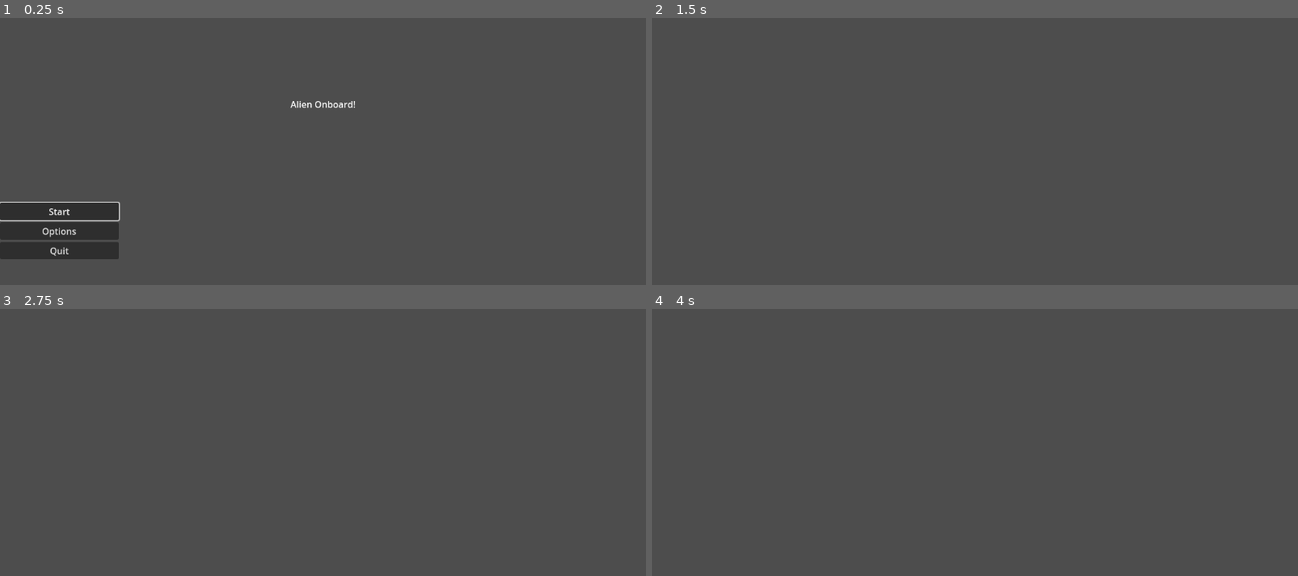
Above: before the commit, frames 1-4 (two rows, left to right).
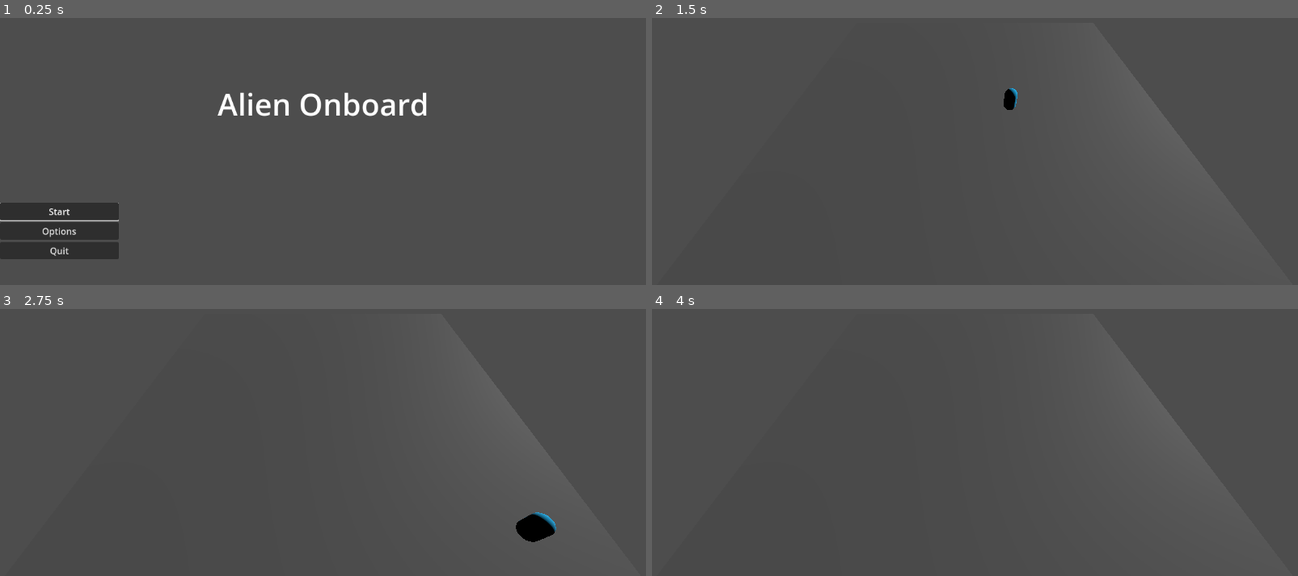
Above: after the commit, the same moments.

Repository: tomdamo/Bando-studio
Game: Godot game, scene res://MainMenu.tscn
The game is run twice, just before and just after one commit, with the same random seed, the same clock (stepped at 60 frames per second) and the same inputs.
Inputs:
- Up to frame 1 (0.25 s): no input
- Up to frame 2 (1.5 s): click "Start" at 0.5 s; tap Enter at 1.25 s; hold D (move_right, bound only after the commit) from 1.28 s (still down)
- Up to frame 3 (2.75 s): release D (move_right, bound only after the commit) at 2.03 s; hold S (move_back, bound only after the commit) from 2.03 s (still down)
- Up to frame 4 (4 s): release S (move_back, bound only after the commit) at 2.78 s; hold D (move_right, bound only after the commit) 2.78-3.53 s; hold W (move_forward, bound only after the commit) from 3.53 s (still down)

The runs differ from the first frame. In frame 1, 1.2% of the frame differs, in the area x 0-67%, y 27-77%; in frame 2, 0.1%; in frame 3, 0.5%; in frame 4, less than 0.1%.

Commit message:
practice range start
start template and player can move on the ground.
next:
- cam needs to follow.
- add dash mechanic
- make area look like spaceship area..

Diff:
--- a/AlienOnboard/MainMenu.tscn
+++ b/AlienOnboard/MainMenu.tscn
@@ -1,6 +1,9 @@
-[gd_scene load_steps=2 format=3 uid="uid://7lb2out7gbml"]
+[gd_scene load_steps=3 format=3 uid="uid://7lb2out7gbml"]
 
 [ext_resource type="Script" path="res://MainMenu.gd" id="1_kixtv"]
+
+[sub_resource type="LabelSettings" id="LabelSettings_sm0pk"]
+font_size = 54
 
 [node name="Menu" type="Control"]
 layout_mode = 3
@@ -24,9 +27,12 @@
 offset_bottom = 11.5
 grow_horizontal = 2
 grow_vertical = 2
-text = "Alien Onboard!"
+text = "Alien Onboard
+"
+label_settings = SubResource("LabelSettings_sm0pk")
 
 [node name="VBoxContainer" type="VBoxContainer" parent="."]
+clip_contents = true
 layout_mode = 1
 anchors_preset = 2
 anchor_top = 1.0
--- /dev/null
+++ b/AlienOnboard/Player.gd
@@ -0,0 +1,37 @@
+extends CharacterBody3D
+
+# How fast the player moves in meters per second.
+@export var speed = 14
+# The downward acceleration when in the air, in meters per second squared.
+@export var fall_acceleration = 75
+
+var target_velocity = Vector3.ZERO
+
+
+func _physics_process(delta):
+	var direction = Vector3.ZERO
+
+	if Input.is_action_pressed("move_right"):
+		direction.x += 1
+	if Input.is_action_pressed("move_left"):
+		direction.x -= 1
+	if Input.is_action_pressed("move_back"):
+		direction.z += 1
+	if Input.is_action_pressed("move_forward"):
+		direction.z -= 1
+
+	if direction != Vector3.ZERO:
+		direction = direction.normalized()
+		$Pivot.basis = Basis.looking_at(direction)
+
+	# Ground Velocity
+	target_velocity.x = direction.x * speed
+	target_velocity.z = direction.z * speed
+
+	# Vertical Velocity
+	if not is_on_floor(): # If in the air, fall towards the floor. Literally gravity
+		target_velocity.y = target_velocity.y - (fall_acceleration * delta)
+
+	# Moving the Character
+	velocity = target_velocity
+	move_and_slide()
--- a/AlienOnboard/PracticeRange.tscn
+++ b/AlienOnboard/PracticeRange.tscn
@@ -1,3 +1,35 @@
-[gd_scene format=3 uid="uid://bq7kdorxdtt80"]
+[gd_scene load_steps=4 format=3 uid="uid://bq7kdorxdtt80"]
+
+[ext_resource type="PackedScene" uid="uid://b7h0gaw1nyhjy" path="res://player.tscn" id="1_dpqlv"]
+
+[sub_resource type="BoxShape3D" id="BoxShape3D_a6bye"]
+size = Vector3(30, 1, 30)
+
+[sub_resource type="BoxMesh" id="BoxMesh_2ahvy"]
+size = Vector3(30, 1, 30)
 
 [node name="PracticeRange" type="Node3D"]
+
+[node name="Ground" type="StaticBody3D" parent="."]
+transform = Transform3D(1, 0, 0, 0, 1, 0, 0, 0, 1, 2.08165e-12, -1, 2.08165e-12)
+collision_layer = 3
+collision_mask = 3
+
+[node name="DirectionalLight3D" type="DirectionalLight3D" parent="Ground"]
+transform = Transform3D(-0.490386, -0.26495, 0.830255, -0.134743, 0.964262, 0.228129, -0.861026, 1.59777e-08, -0.508561, 7.83987, 4.33815, -3.70238)
+
+[node name="CollisionShape3D" type="CollisionShape3D" parent="Ground"]
+shape = SubResource("BoxShape3D_a6bye")
+
+[node name="MeshInstance3D" type="MeshInstance3D" parent="Ground"]
+mesh = SubResource("BoxMesh_2ahvy")
+skeleton = NodePath("../CollisionShape3D")
+
+[node name="Player" parent="." instance=ExtResource("1_dpqlv")]
+transform = Transform3D(1, 0, 0, 0, 1, 0, 0, 0, 1, 0, 0.508517, 0)
+
+[node name="Marker3D" type="Marker3D" parent="."]
+transform = Transform3D(1, -5.95416e-16, 2.4663e-16, 2.4663e-16, 0.707107, 0.707107, -5.95416e-16, -0.707107, 0.707107, 0, 0, 0)
+
+[node name="Camera3D" type="Camera3D" parent="Marker3D"]
+transform = Transform3D(1, 0, 0, 0, 1, 0, 0, 0, 1, 0.008, 2.08165e-12, 19)
--- /dev/null
+++ b/AlienOnboard/player.tscn
@@ -0,0 +1,22 @@
+[gd_scene load_steps=5 format=3 uid="uid://b7h0gaw1nyhjy"]
+
+[ext_resource type="Script" path="res://Player.gd" id="1_grptg"]
+
+[sub_resource type="CapsuleShape3D" id="CapsuleShape3D_2qpny"]
+
+[sub_resource type="StandardMaterial3D" id="StandardMaterial3D_uqfjx"]
+albedo_color = Color(0, 0.74902, 1, 1)
+
+[sub_resource type="CapsuleMesh" id="CapsuleMesh_y2xox"]
+material = SubResource("StandardMaterial3D_uqfjx")
+
+[node name="Player" type="CharacterBody3D"]
+script = ExtResource("1_grptg")
+
+[node name="Pivot" type="Node3D" parent="."]
+
+[node name="CollisionShape3D" type="CollisionShape3D" parent="."]
+shape = SubResource("CapsuleShape3D_2qpny")
+
+[node name="MeshInstance3D" type="MeshInstance3D" parent="CollisionShape3D"]
+mesh = SubResource("CapsuleMesh_y2xox")
--- a/AlienOnboard/project.godot
+++ b/AlienOnboard/project.godot
@@ -14,3 +14,31 @@
 run/main_scene="res://MainMenu.tscn"
 config/features=PackedStringArray("4.2", "Forward Plus")
 config/icon="res://icon.svg"
+
+[input]
+
+move_forward={
+"deadzone": 0.5,
+"events": [Object(InputEventKey,"resource_local_to_scene":false,"resource_name":"","device":-1,"window_id":0,"alt_pressed":false,"shift_pressed":false,"ctrl_pressed":false,"meta_pressed":false,"pressed":false,"keycode":0,"physical_keycode":87,"key_label":0,"unicode":119,"echo":false,"script":null)
+]
+}
+move_left={
+"deadzone": 0.5,
+"events": [Object(InputEventKey,"resource_local_to_scene":false,"resource_name":"","device":-1,"window_id":0,"alt_pressed":false,"shift_pressed":false,"ctrl_pressed":false,"meta_pressed":false,"pressed":false,"keycode":0,"physical_keycode":65,"key_label":0,"unicode":97,"echo":false,"script":null)
+]
+}
+move_back={
+"deadzone": 0.5,
+"events": [Object(InputEventKey,"resource_local_to_scene":false,"resource_name":"","device":-1,"window_id":0,"alt_pressed":false,"shift_pressed":false,"ctrl_pressed":false,"meta_pressed":false,"pressed":false,"keycode":0,"physical_keycode":83,"key_label":0,"unicode":115,"echo":false,"script":null)
+]
+}
+move_right={
+"deadzone": 0.5,
+"events": [Object(InputEventKey,"resource_local_to_scene":false,"resource_name":"","device":-1,"window_id":0,"alt_pressed":false,"shift_pressed":false,"ctrl_pressed":false,"meta_pressed":false,"pressed":false,"keycode":0,"physical_keycode":68,"key_label":0,"unicode":100,"echo":false,"script":null)
+]
+}
+jump={
+"deadzone": 0.5,
+"events": [Object(InputEventKey,"resource_local_to_scene":false,"resource_name":"","device":-1,"window_id":0,"alt_pressed":false,"shift_pressed":false,"ctrl_pressed":false,"meta_pressed":false,"pressed":false,"keycode":0,"physical_keycode":32,"key_label":0,"unicode":32,"echo":false,"script":null)
+]
+}
Not shown, added: .DS_Store
